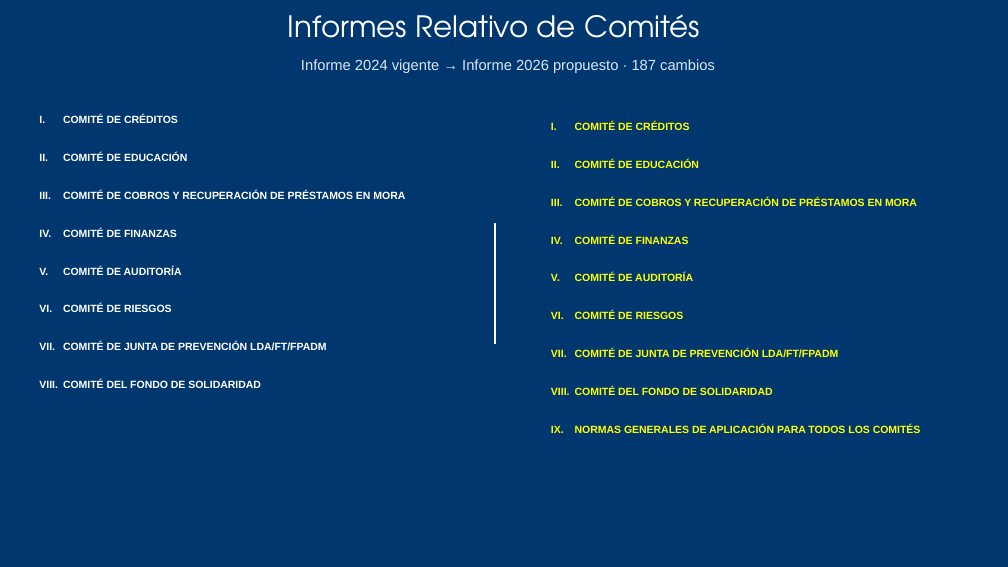
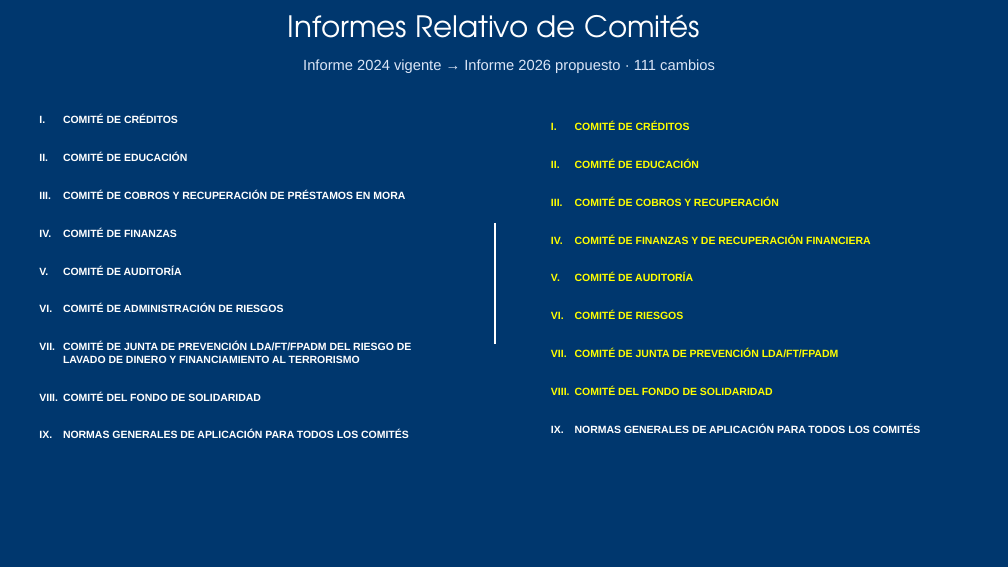
Before and after one commit to menjivar201280/riesgo, a slide deck: slide 17 of comparativo-comite-riesgos/Comparativo_Comite_Riesgos_V03_vs_V04.pptx. Drawn at 1008x567 pixels with LibreOffice and Linux fonts; fonts in the diff are those of the drawing. Boxes give left, top, right and bottom in pixels: in the first picture for what was removed or moved away, otherwise in the second. Text is boxed around its words. In the diff, an @@ line names an element or a change of style, - is before the commit and + after.

```diff
--- a/comparativo-comite-riesgos/Comparativo_Comite_Riesgos_V03_vs_V04.pptx
+++ b/comparativo-comite-riesgos/Comparativo_Comite_Riesgos_V03_vs_V04.pptx
@@ text at [303,59,715,73]: text changed @@
-Informe 2024 vigente → Informe 2026 propuesto · 187 cambios
+Informe 2024 vigente → Informe 2026 propuesto · 111 cambios
@@ text at [575,198,871,244]: text changed @@
-III. COMITÉ DE COBROS Y RECUPERACIÓN DE PRÉSTAMOS EN MORA
-IV. COMITÉ DE FINANZAS
+III. COMITÉ DE COBROS Y RECUPERACIÓN
+IV. COMITÉ DE FINANZAS Y DE RECUPERACIÓN FINANCIERA
@@ text at [63,304,412,363]: text changed @@
-VI. COMITÉ DE RIESGOS
-VII. COMITÉ DE JUNTA DE PREVENCIÓN LDA/FT/FPADM
+VI. COMITÉ DE ADMINISTRACIÓN DE RIESGOS
+VII. COMITÉ DE JUNTA DE PREVENCIÓN LDA/FT/FPADM DEL RIESGO DE LAVADO DE DINERO Y FINANCIAMIENTO AL TERRORISMO
@@ text at [63,430,409,438]: paragraph added @@
+IX. NORMAS GENERALES DE APLICACIÓN PARA TODOS LOS COMITÉS
@@ text at [575,425,921,433]: text colour #FFFF00 to #FFFFFF in "NORMAS GENERALES DE APLICACIÓN PARA TODOS LOS ..."; alignment justified to left @@
```
Also in this commit, not shown: 16 other slides changed, 1 slide added, 8 slides removed.
